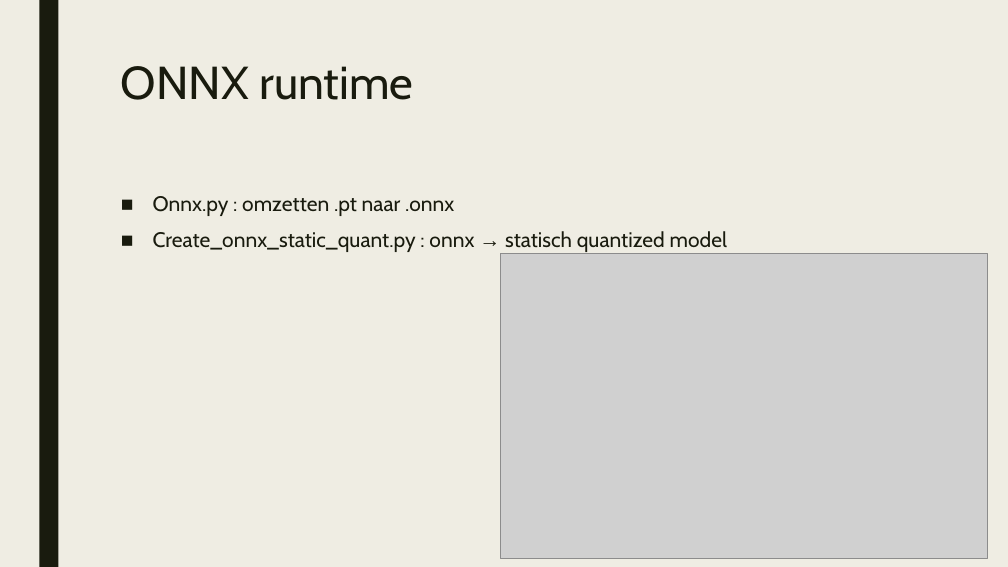
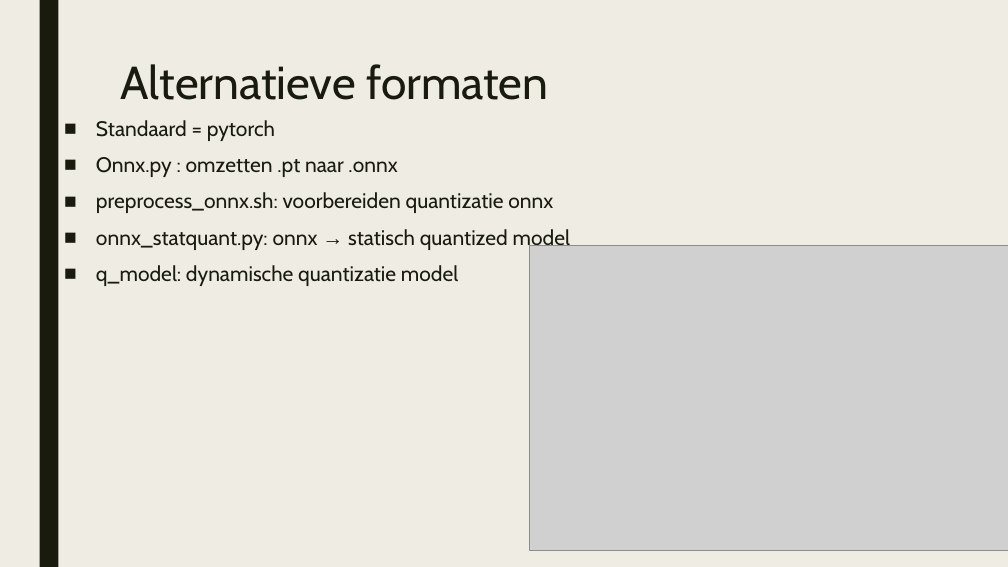
Before and after one commit to SampersS/yolov11, a slide deck: slide 7 of AIEdge_Groepsproject_presentatie.pptx (slide 5 before the commit). Drawn at 1008x567 pixels with LibreOffice and Linux fonts; fonts in the diff are those of the drawing; grey boxes stand for pictures. Boxes give left, top, right and bottom in pixels: in the first picture for what was removed or moved away, otherwise in the second. Text is boxed around its words. In the diff, an @@ line names an element or a change of style, - is before the commit and + after.

```diff
--- a/AIEdge_Groepsproject_presentatie.pptx
+++ b/AIEdge_Groepsproject_presentatie.pptx
@@ title at [121,64,548,100]: text changed @@
-ONNX runtime
+Alternatieve formaten
@@ text "Standaard = pytorch": place and size @@
-text "Standaard = pytorch" at [153,196,727,254]
+text "Standaard = pytorch" at [96,120,570,286]
@@ text at [96,120,275,141]: paragraph added @@
+■ Standaard = pytorch
@@ text at [96,192,570,286]: text changed @@
-■ Create_onnx_static_quant.py : onnx → statisch quantized model
+■ preprocess_onnx.sh: voorbereiden quantizatie onnx
+■ onnx_statquant.py: onnx → statisch quantized model
+■ q_model: dynamische quantizatie model
@@ picture: place and size @@
-picture at [501,253,988,558]
+picture at [529,246,1008,551]
```
Also in this commit, not shown: 1 other slide changed, 4 slides added, 1 slide removed, 1 other file.
